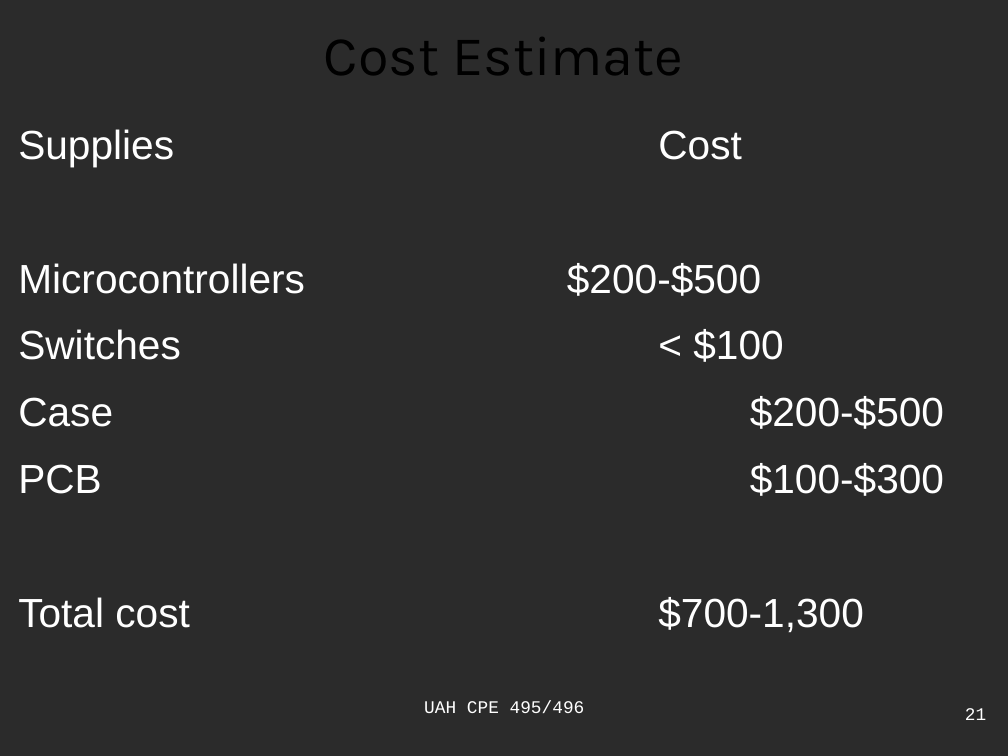
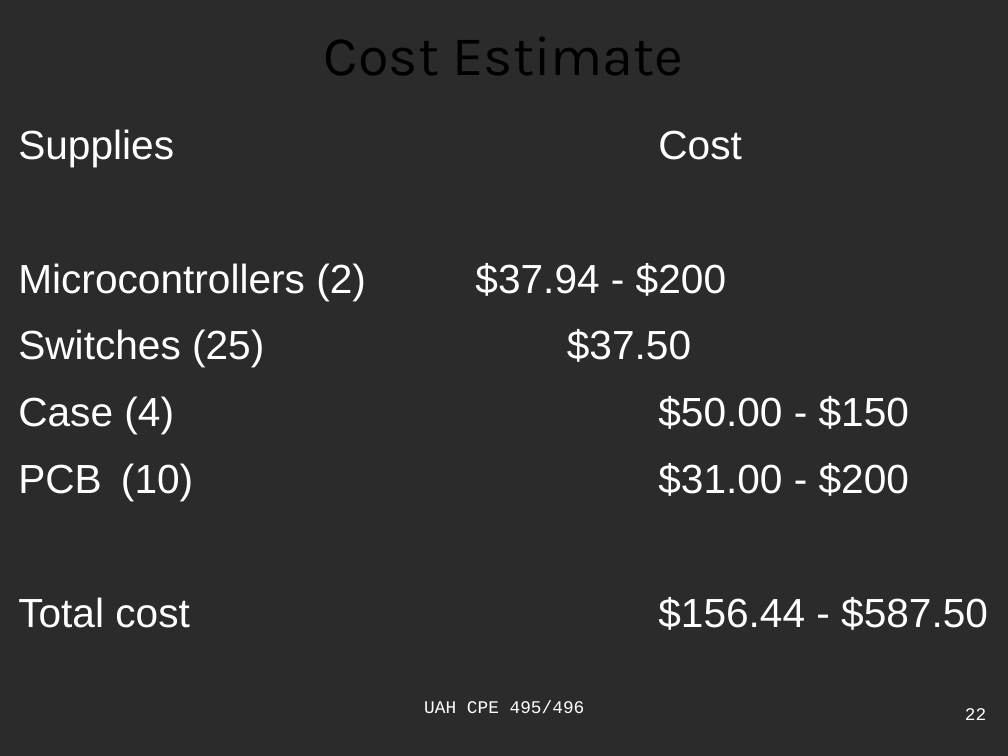
Before and after one commit to ctag/cpe495, a slide deck: slide 22 of projectProposal/presentation_bero.odp (slide 21 before the commit). Drawn at 1008x756 pixels with LibreOffice and Linux fonts; fonts in the diff are those of the drawing; background and template pictures are left out; a plain dark background stands for a picture behind light text. Boxes give left, top, right and bottom in pixels: in the first picture for what was removed or moved away, otherwise in the second. Text is boxed around its words. In the diff, an @@ line names an element or a change of style, - is before the commit and + after.

```diff
--- a/projectProposal/presentation_bero.odp
+++ b/projectProposal/presentation_bero.odp
@@ text at box(18, 263, 988, 630): text changed @@
-Microcontrollers $200-$500
-Switches < $100
-Case $200-$500
-PCB $100-$300
-Total cost $700-1,300
+Microcontrollers (2) $37.94 - $200
+Switches (25) $37.50
+Case (4) $50.00 - $150
+PCB (10) $31.00 - $200
+Total cost $156.44 - $587.50
@@ page number at box(965, 708, 986, 720): text changed @@
-21
+22
```
Also in this commit, not shown: 5 other slides changed, 1 slide added, 3 other files.
